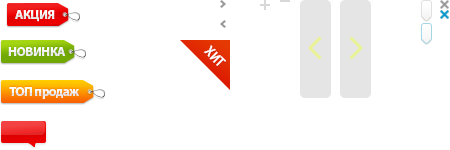
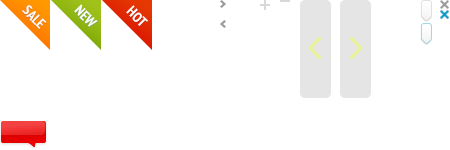
Comparing the layer stacks of the two 450 x 150 images. Changes:
removed layer "Layer 11" over (x1=180, y1=40, x2=230, y2=90)
removed layer "Layer 12" over (x1=0, y1=80, x2=105, y2=105)
removed layer "Новинка copy" over (x1=0, y1=40, x2=86, y2=65)
removed layer "Акция copy" over (x1=6, y1=3, x2=80, y2=28)
added layer "HOT copy" above "NEW" over (x1=102, y1=0, x2=152, y2=50)
added layer "NEW" above "SALE" over (x1=51, y1=0, x2=101, y2=50)
added layer "SALE" above "-10% copy" over (x1=0, y1=0, x2=50, y2=50)
